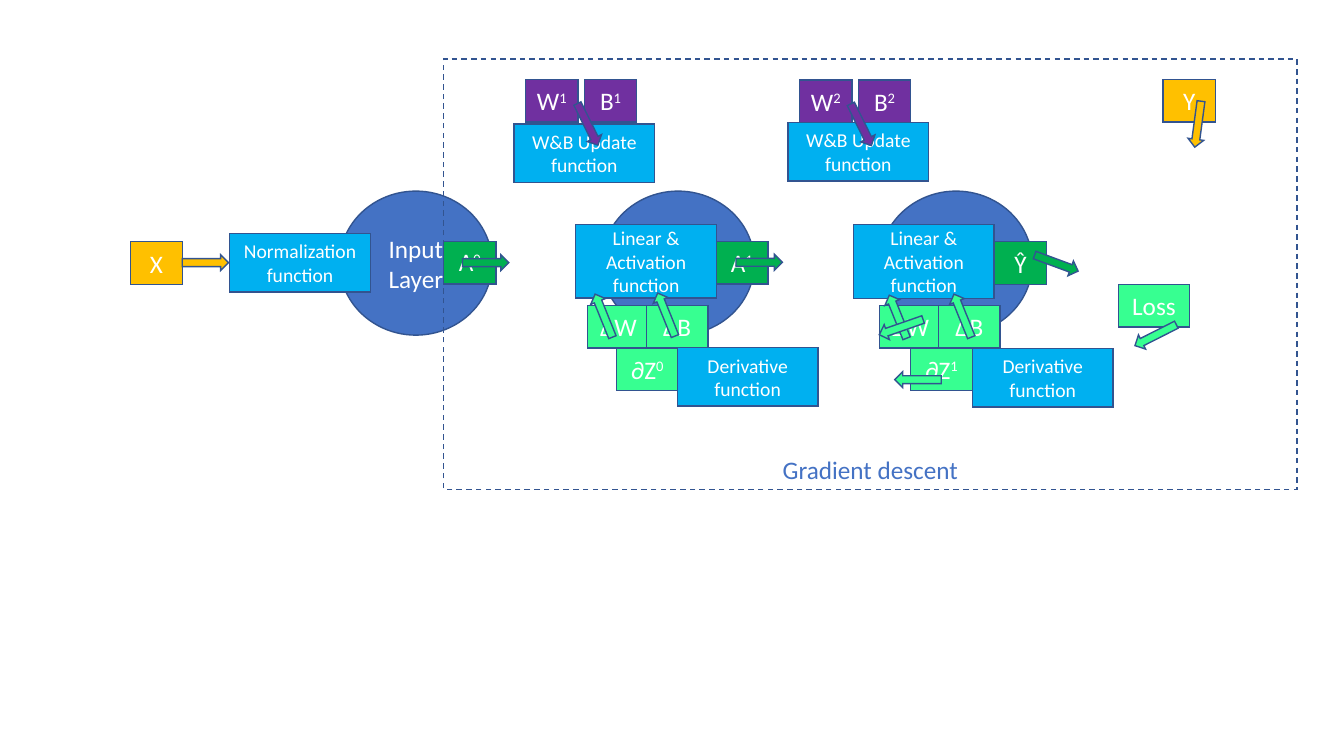
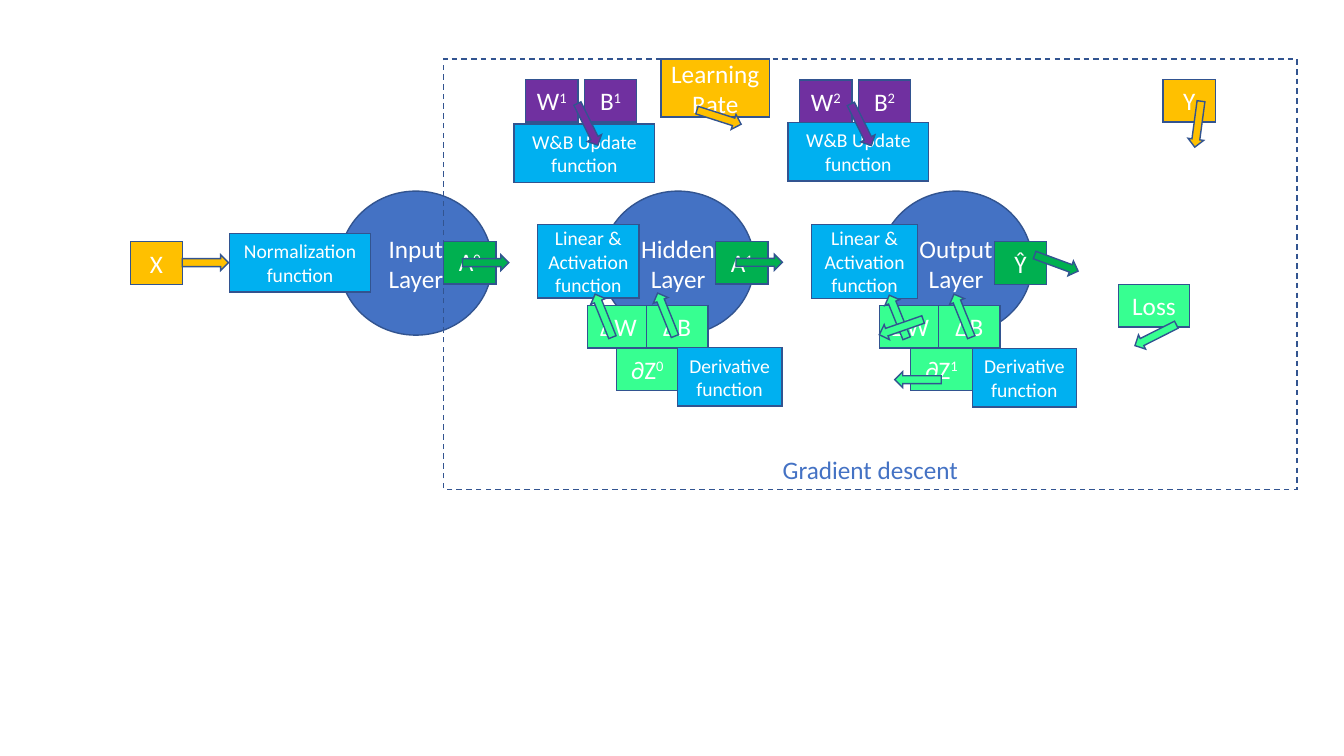
Before and after one commit to jussihyva/Multilayer-Perceptron, a slide deck: slide 1 of Documentation/GradientDescent.pptx. Drawn at 1344x756 pixels with LibreOffice and Linux fonts; fonts in the diff are those of the drawing. Boxes give left, top, right and bottom in pixels: in the first picture for what was removed or moved away, otherwise in the second. Text is boxed around its words. In the diff, an @@ line names an element or a change of style, - is before the commit and + after.

```diff
--- a/Documentation/GradientDescent.pptx
+++ b/Documentation/GradientDescent.pptx
@@ rectangle added at (661, 58, 770, 117), fill #FFC000, outline #325491 1 pt, 18 pt, text #FFFFFF @@
+Learning
+Rate
@@ right arrow added at (694, 102, 743, 132), fill #FFC000, outline #325491 1 pt @@
@@ rectangle "Linear & Activation function": place and size @@
-rectangle "Linear & Activation function" at (576, 225, 717, 298)
+rectangle "Linear & Activation function" at (537, 225, 639, 298)
@@ rectangle "Linear & Activation function": place and size @@
-rectangle "Linear & Activation function" at (854, 225, 995, 298)
+rectangle "Linear & Activation function" at (812, 225, 919, 298)
@@ rectangle "Derivative function": place and size @@
-rectangle "Derivative function" at (678, 348, 819, 406)
+rectangle "Derivative function" at (678, 348, 782, 406)
@@ rectangle "Derivative function": place and size @@
-rectangle "Derivative function" at (973, 349, 1114, 407)
+rectangle "Derivative function" at (973, 349, 1077, 407)
```
Also in this commit, not shown: 2 other files.
